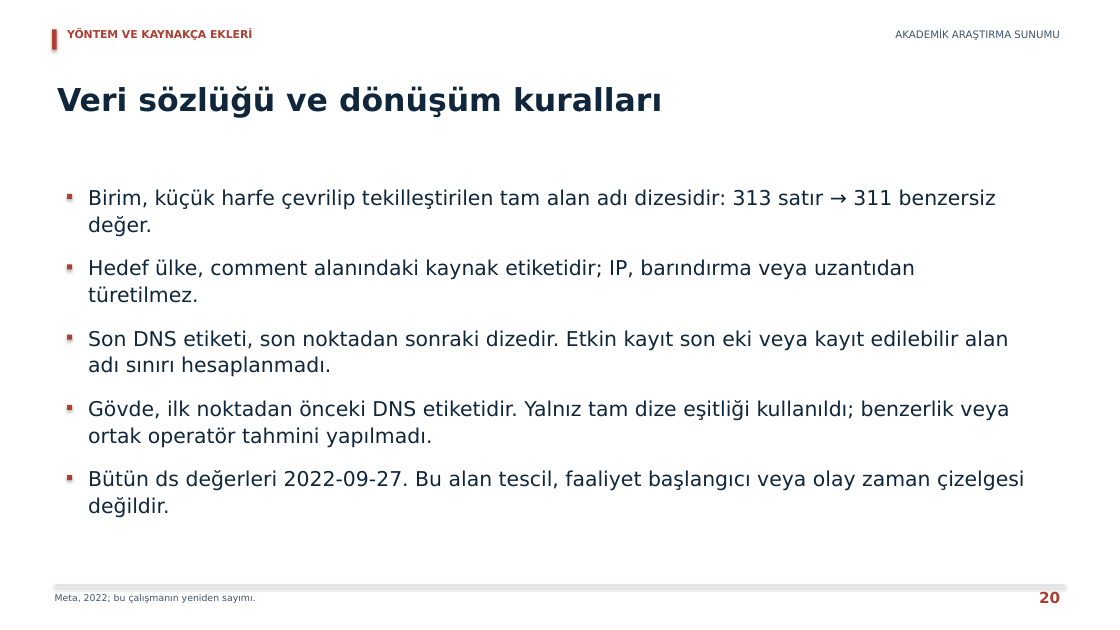
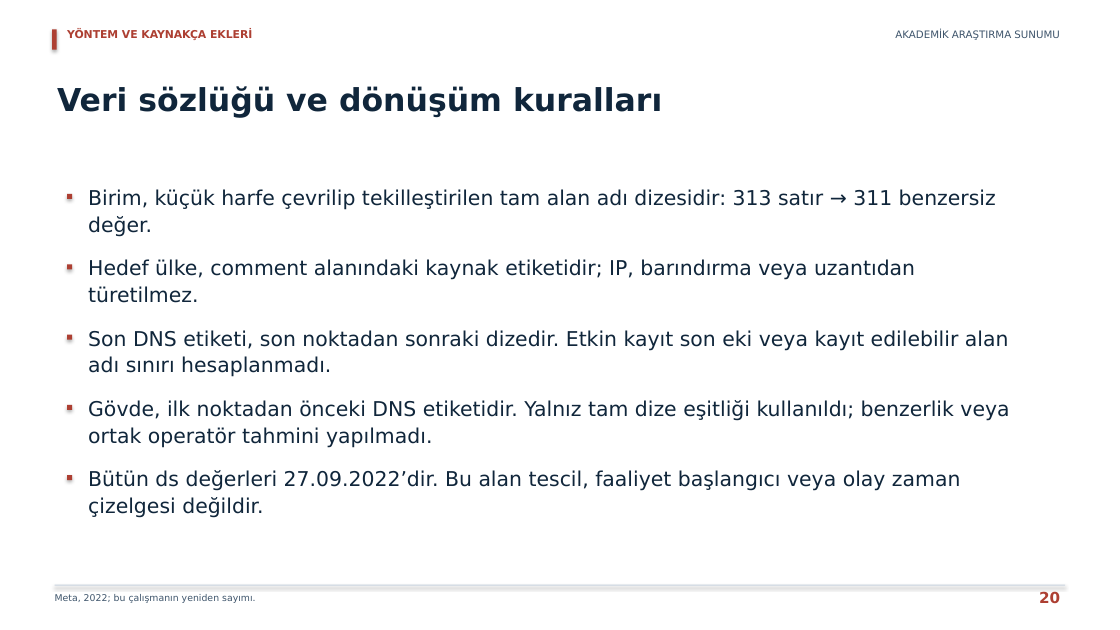
Before and after one commit to erdemkulaclii/SUNUM, a slide deck: slide 20 of output/AKADEMIK_ODAKLI_SUNUM.pptx. Drawn at 1120x630 pixels with LibreOffice and Linux fonts; fonts in the diff are those of the drawing. Boxes give left, top, right and bottom in pixels: in the first picture for what was removed or moved away, otherwise in the second. Text is boxed around its words. In the diff, an @@ line names an element or a change of style, - is before the commit and + after.

```diff
--- a/output/AKADEMIK_ODAKLI_SUNUM.pptx
+++ b/output/AKADEMIK_ODAKLI_SUNUM.pptx
@@ text at bbox=[88, 470, 960, 518]: text changed @@
-Bütün ds değerleri 2022-09-27. Bu alan tescil, faaliyet başlangıcı veya olay zaman çizelgesi
-değildir.
+Bütün ds değerleri 27.09.2022’dir. Bu alan tescil, faaliyet başlangıcı veya olay zaman
+çizelgesi değildir.
```
Also in this commit, not shown: 6 other slides changed, 24 other files.
